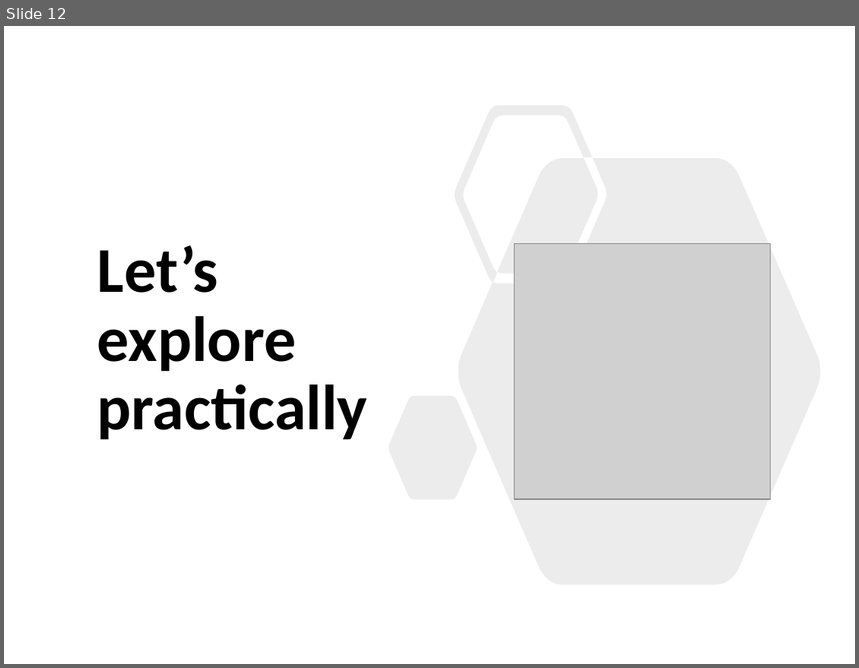
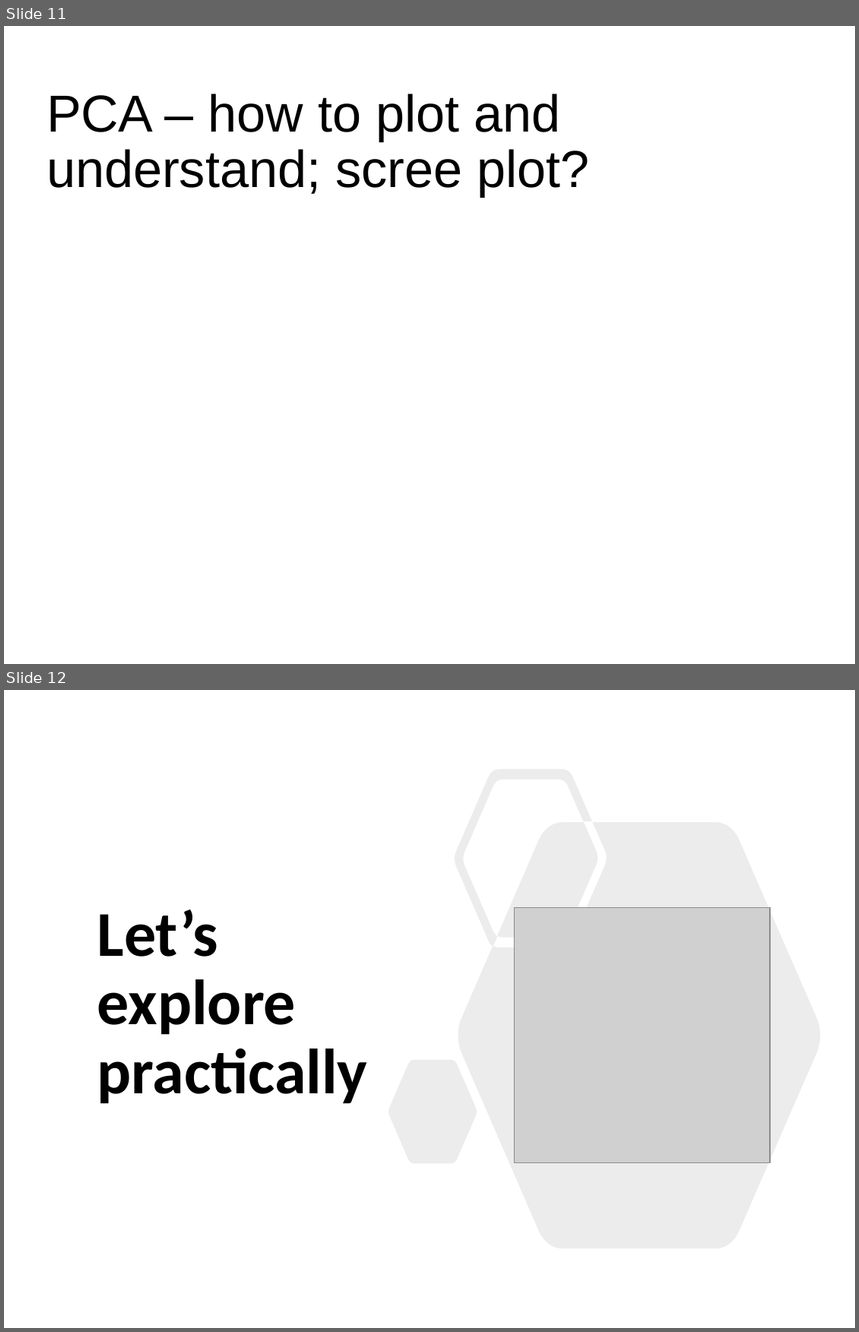
Before and after one commit to sraorao/data_analysis_visualisation_R_HT2022, a slide deck: powerpoint files/Session3.pptx. Shown one above the other, each under a label of ours: slide 12 before the commit, slides 11 and 12 after it. The pictures are 859x668 and 859x1332 pixels, drawn with LibreOffice and Linux fonts; fonts in the diff are those of the drawing; grey boxes stand for pictures. Boxes give left, top, right and bottom in pixels: in the first picture for what was removed or moved away, otherwise in the second. Text is boxed around its words. In the diff, an @@ line names an element or a change of style, - is before the commit and + after.

```diff
--- a/powerpoint files/Session3.pptx
+++ b/powerpoint files/Session3.pptx
@@ slide 11 added at [4, 26, 855, 664], background #FFFFFF @@
@@ text added at [47, 94, 590, 197], 44 pt, text #000000 @@
+PCA – how to plot and understand; scree plot?
```
Also in this commit, not shown: 3 slides changed, 2 slides removed, 2 other files.
